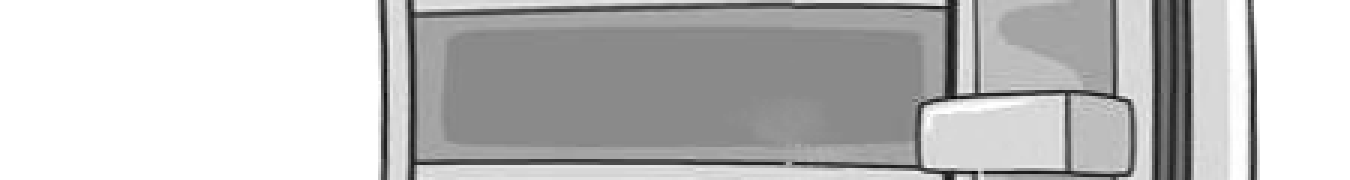
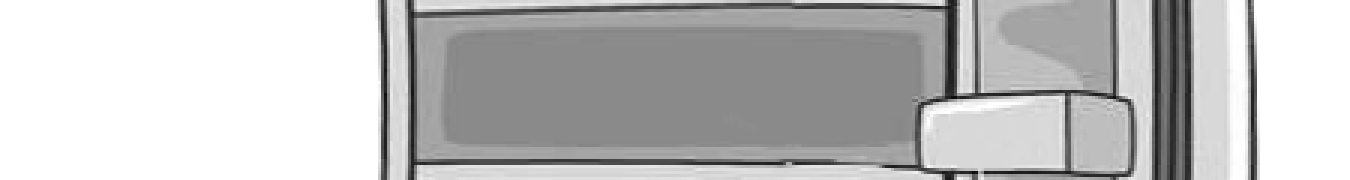
Layered file, before and after one edit (1350×180). Changes by layer:
painted on "middle main" over left=735, top=96, right=900, bottom=180
